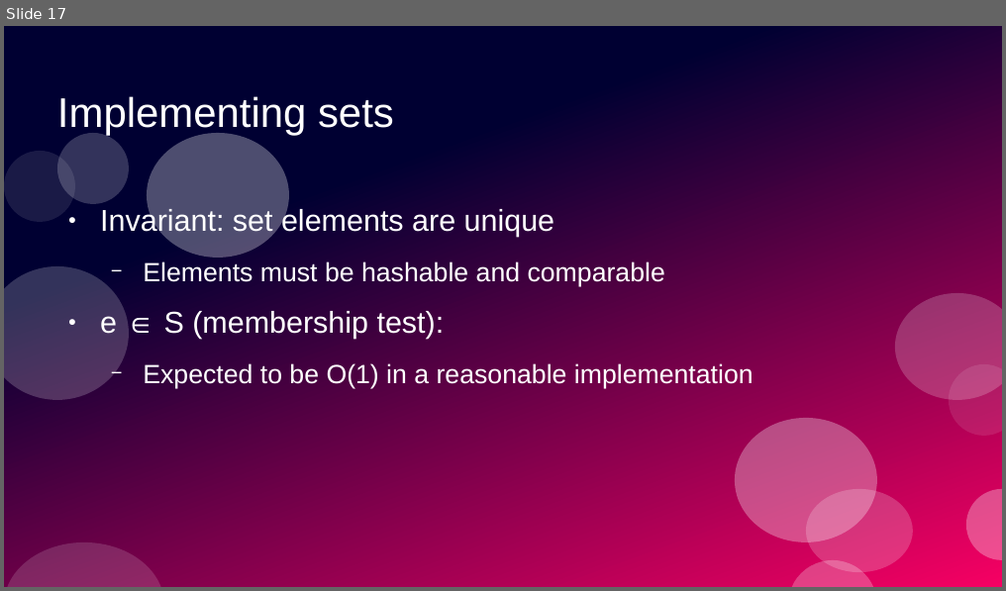
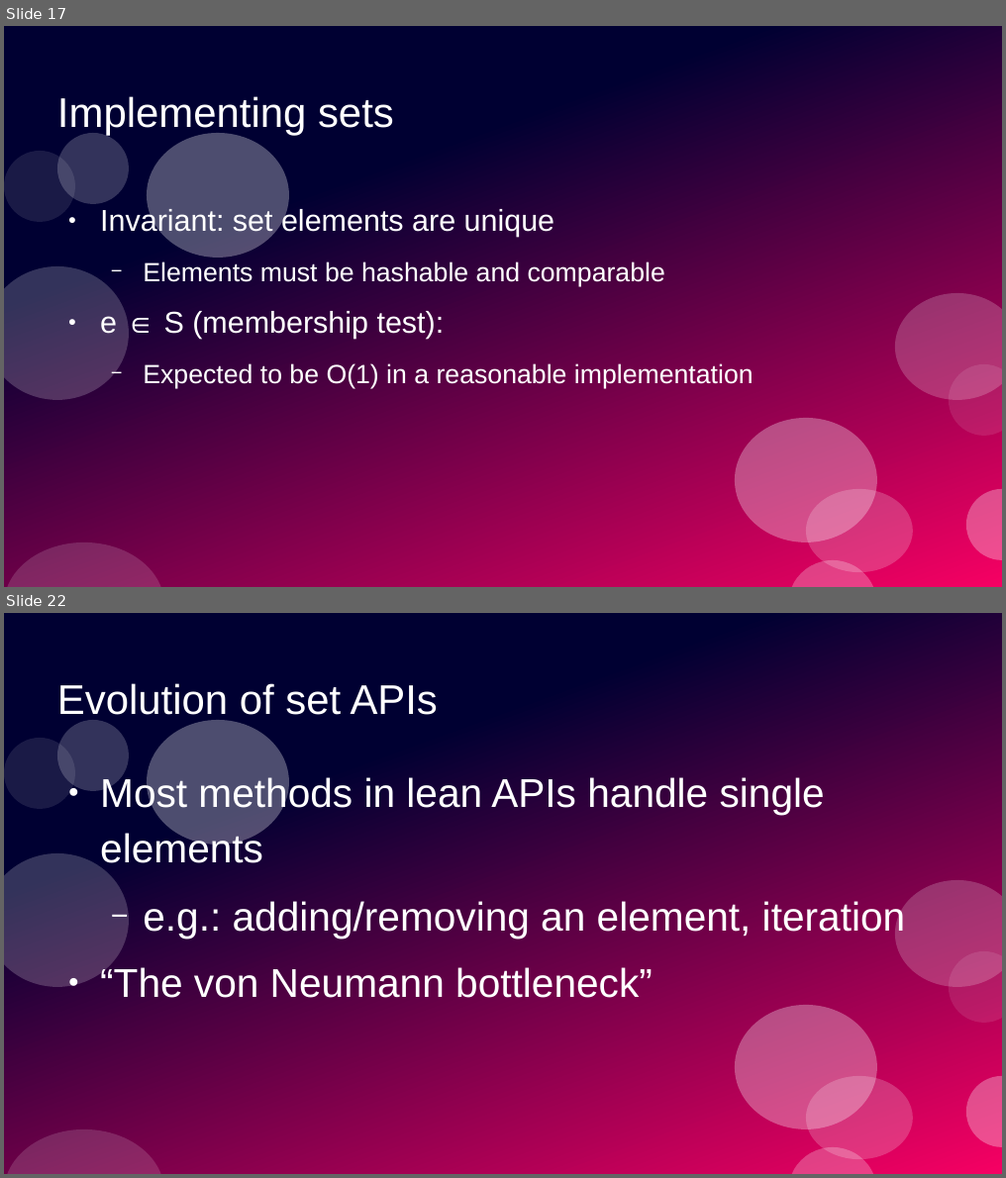
Before and after one commit to ramalho/sets-in-go, a slide deck: sets-in-go.odp. Shown one above the other, each under a label of ours: slide 17 before the commit, slides 17 and 22 after it; the slides between them are not shown. The pictures are 1006x591 and 1006x1178 pixels, drawn with LibreOffice and Linux fonts; fonts in the diff are those of the drawing. Boxes give left, top, right and bottom in pixels: in the first picture for what was removed or moved away, otherwise in the second. Text is boxed around its words. In the diff, an @@ line names an element or a change of style, - is before the commit and + after.

```diff
--- a/sets-in-go.odp
+++ b/sets-in-go.odp
@@ slide 22 added at box(4, 613, 1002, 1174), background #FFFFFF; not listed: 12 template elements that a slide beside it also shows @@
@@ title added at box(57, 683, 438, 723), 33 pt, text #FFFFFF @@
+Evolution of set APIs
@@ text added at box(100, 774, 906, 998), 32 pt, text #FFFFFF @@
+● Most methods in lean APIs handle single elements
+  − e.g.: adding/removing an element, iteration
+● “The von Neumann bottleneck”
```
Also in this commit, not shown: 9 slides changed, 11 other slides added, 2 slides removed, 2 other files.
